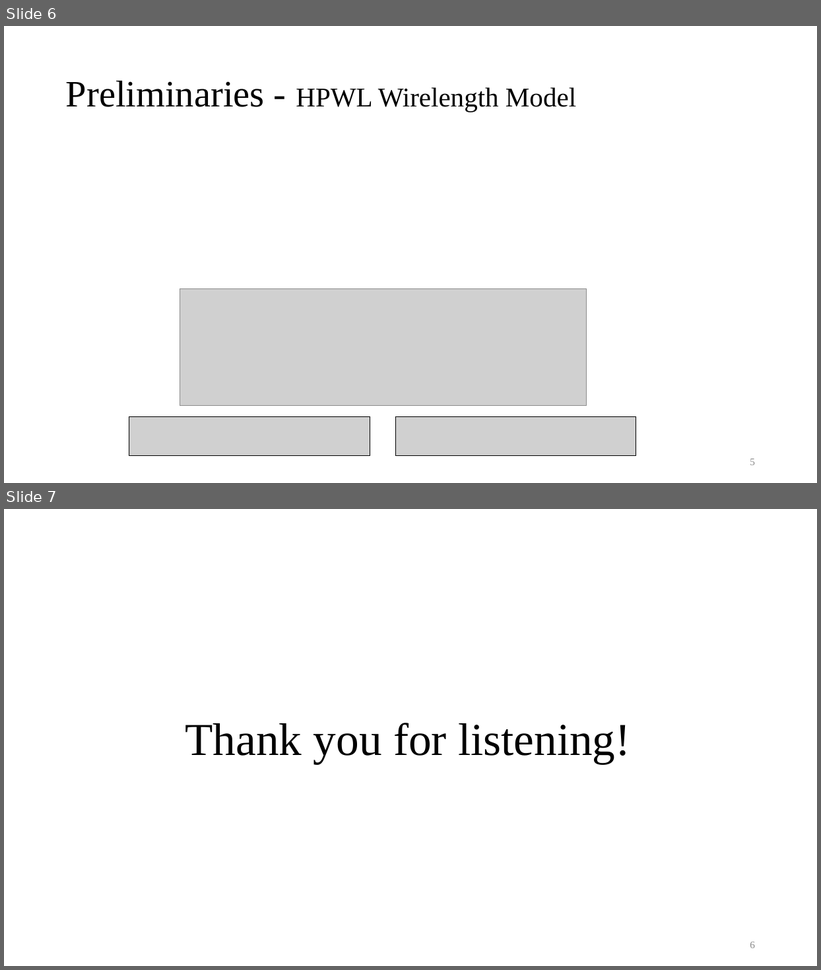
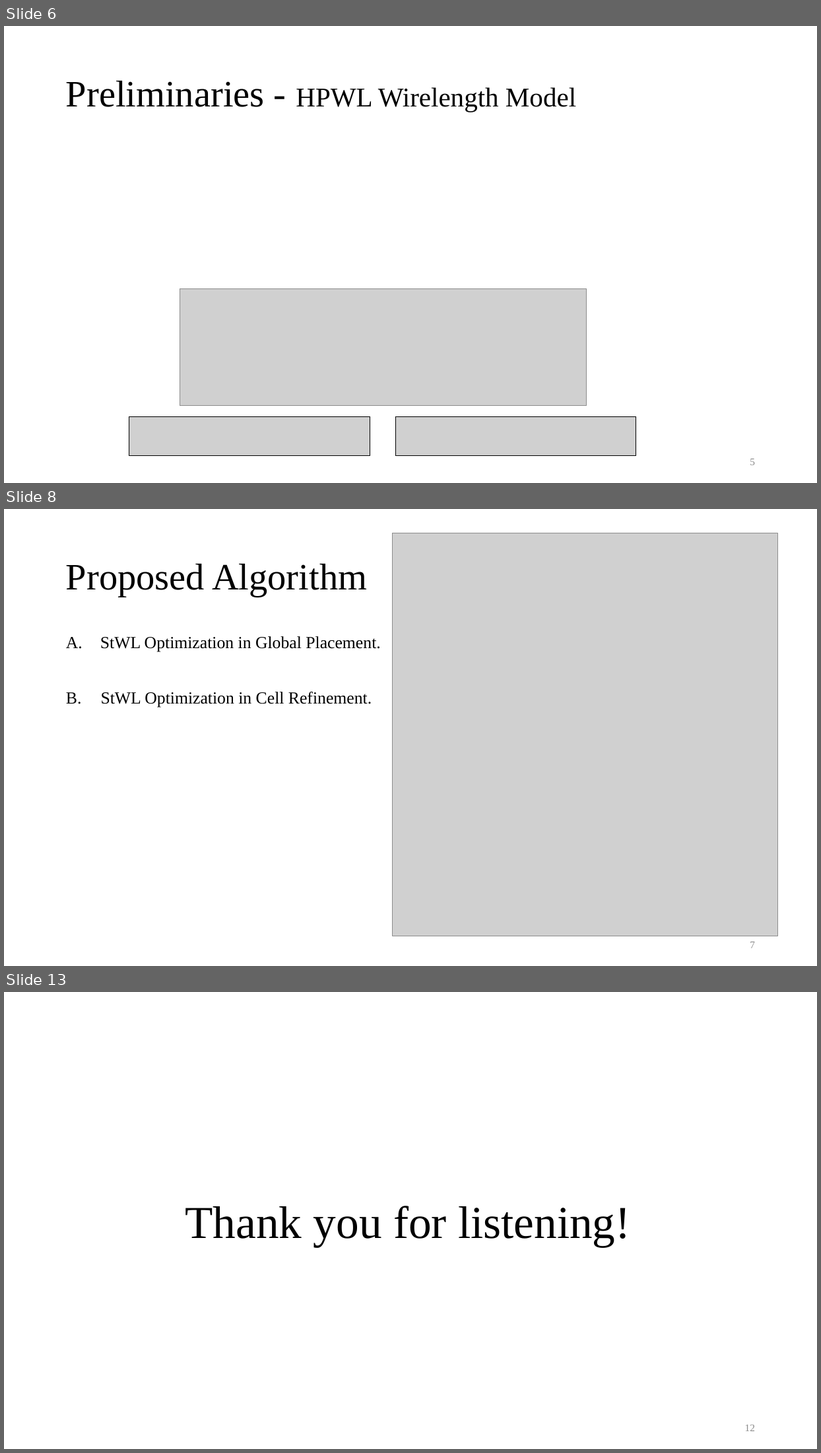
Before and after one commit to Pacific-Feng-Studuies/Studied-Papers, a slide deck: GM/Placement/An Analytical Placement Algorithm with Routing topology Optimization/An Analytical Placement Algorithm with Routing topology Optimization.pptx. Shown one above the other, each under a label of ours: slides 6 and 7 before the commit, slides 6, 8 and 13 after it; the slides between them are not shown. The pictures are 821x970 and 821x1453 pixels, drawn with LibreOffice and Linux fonts; fonts in the diff are those of the drawing; grey boxes stand for pictures. Boxes give left, top, right and bottom in pixels: in the first picture for what was removed or moved away, otherwise in the second. Text is boxed around its words. In the diff, an @@ line names an element or a change of style, - is before the commit and + after.

```diff
--- a/GM/Placement/An Analytical Placement Algorithm with Routing topology Optimization/An Analytical Placement Algorithm with Routing topology Optimization.pptx
+++ b/GM/Placement/An Analytical Placement Algorithm with Routing topology Optimization/An Analytical Placement Algorithm with Routing topology Optimization.pptx
@@ slide 8 added at box(4, 509, 817, 966), background #FFFFFF @@
@@ picture added at box(393, 533, 778, 937) @@
@@ title added at box(66, 563, 367, 597), 44 pt, text #000000 @@
+Proposed Algorithm
@@ text added at box(100, 636, 380, 707), 20 pt, text #000000 @@
+A. StWL Optimization in Global Placement.
+B. StWL Optimization in Cell Refinement.
@@ page number added at box(750, 942, 755, 949), 12 pt, text #8C8C8C @@
+7
@@ what was slide 7 is now slide 13 @@
@@ page number at box(745, 1425, 755, 1432): text changed @@
-6
+12
```
Also in this commit, not shown: 2 slides changed, 5 other slides added.
